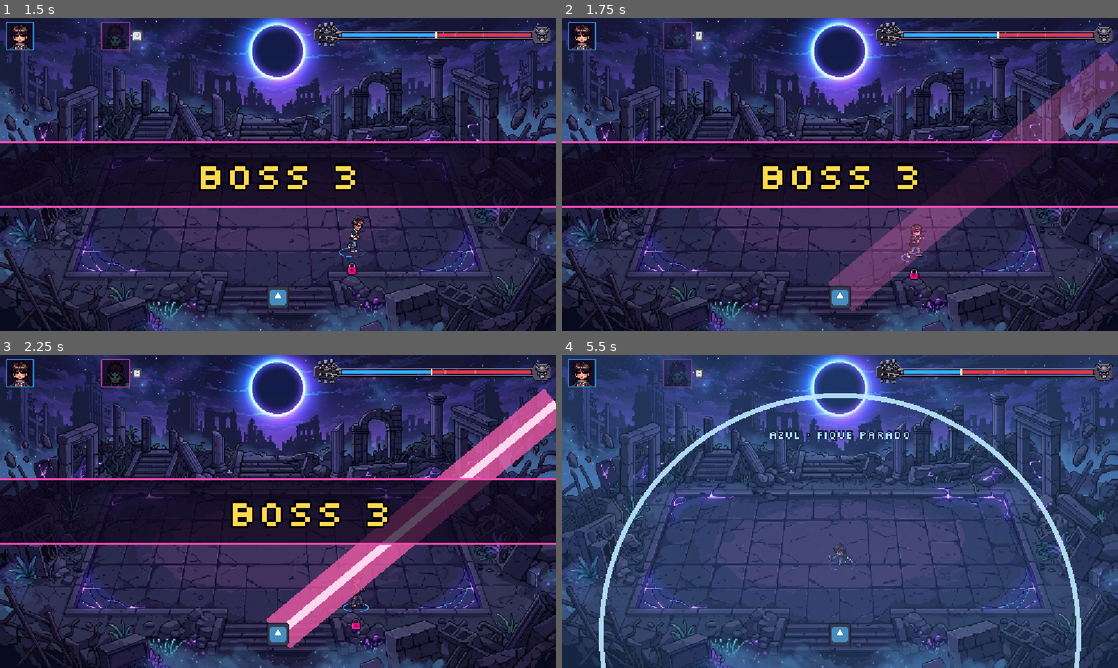
Above: before the commit, frames 1-4 (two rows, left to right).
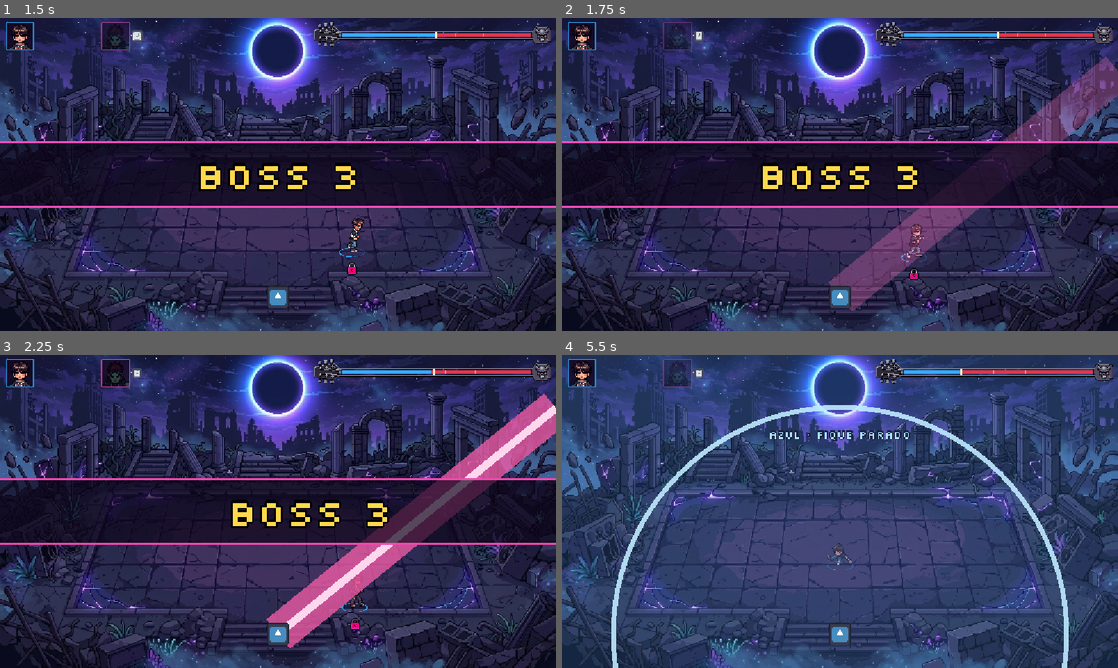
Above: after the commit, the same moments.

Repository: lucas-gif561/metalworld
Game: Godot game, scene res://fases/boss_3/boss_3.tscn
The game is run twice, just before and just after one commit, with the same random seed, the same clock (stepped at 60 frames per second) and the same inputs. This scene is started directly instead of the project's main scene. The engine's default icon, where the game draws it, is replaced by a stand-in: a white triangle on a blue panel in a dark square. Sound files missing from this copy of the repository are replaced by a short silence.
Inputs (mouse positions are in pixels of both pictures, inside the frame that each line leads up to):
- Up to frame 1 (1.5 s): tap Enter (p1_entrar) at 0.5 s; move the mouse to (400, 158) at 0.52 s; hold D (mover_direita) 0.53-1.28 s; hold F (atacar) 0.53-1.28 s; click (400, 158) at 0.67 s; tap G (dodge) at 0.8, 1.35 s; move the mouse to (166, 190) at 1.27 s; hold S (mover_baixo) from 1.28 s (still down)
- Up to frame 2 (1.75 s): keep holding S (mover_baixo); tap F (atacar) at 1.55 s
- Up to frame 3 (2.25 s): move the mouse to (333, 442) at 2.02 s; release S (mover_baixo) at 2.03 s; hold D (mover_direita) from 2.03 s (still down); hold F (atacar) from 2.03 s (still down)
- Up to frame 4 (5.5 s): tap G (dodge) at 2.3, 2.85, 3.8, 5.3 s; move the mouse to (812, 574) at 2.77 s; release D (mover_direita) at 2.78 s; release F (atacar) at 2.78 s; hold W (mover_cima) 2.78-3.53 s; click (812, 574) at 2.92 s; tap F (atacar) at 3.05, 4.55 s; move the mouse to (1006, 558) at 3.52 s; hold A (mover_esquerda) 3.53-5.03 s; tap Y (interagir) at 3.6 s; move the mouse to (673, 464) at 4.27 s; tap Enter (p1_entrar) at 4.35 s; move the mouse to (867, 511) at 5.02 s; hold S (mover_baixo) from 5.03 s (still down); tap R (p1_reiniciar) at 5.1 s; click (867, 511) at 5.17 s

Frame 1 is identical in both runs. In frame 2, 0.6% of the frame differs, in the area x 48-100%, y 10-92%; in frame 3, 1.7%; in frame 4, 4.5%, in the area x 6-94%, y 12-100%.

Commit message:
Boss 3: usar o esperar() do Boss
O esperar() próprio usava um único Timer para todas as esperas, e uma espera
nova reiniciava a outra. O do Boss já para junto com o menu de pausa.

Co-Authored-By: Claude Opus 5.5 <noreply@anthropic.com>

Diff:
--- a/fases/boss_3/chefe_3.gd
+++ b/fases/boss_3/chefe_3.gd
@@ -39,7 +39,6 @@
 @onready var concentracao: Node2D = $Concentracao
 @onready var origem_feixe: Marker2D = $OrigemFeixe
 @onready var orbes: Node2D = $Orbes
-@onready var temporizador: Timer = $Temporizador
 @onready var aviso_retomada: Sprite2D = $AvisoRetomada
 @onready var animacao_retomada: AnimationPlayer = $AnimacaoRetomada
 
@@ -116,13 +115,6 @@
 	return _fase_da_sequencia == fase and super.pode_atacar()
 
 
-func esperar(segundos: float) -> void:
-	# O tempo de aviso do teleporte para junto com o menu de pausa.
-	if segundos > 0.0 and is_inside_tree():
-		temporizador.start(segundos)
-		await temporizador.timeout
-
-
 func _saltar_na_borda(fator_tempo := 1.0) -> void:
 	if pontos.size() < 2:
 		return
--- a/fases/boss_3/chefe_3.tscn
+++ b/fases/boss_3/chefe_3.tscn
@@ -109,9 +109,6 @@
 [node name="Orbes" type="Node2D" parent="."]
 top_level = true
 
-[node name="Temporizador" type="Timer" parent="."]
-one_shot = true
-
 [node name="SinalRiff" parent="." instance=ExtResource("15_sinal_riff")]
 offset_left = -100.0
 offset_top = 30.0
